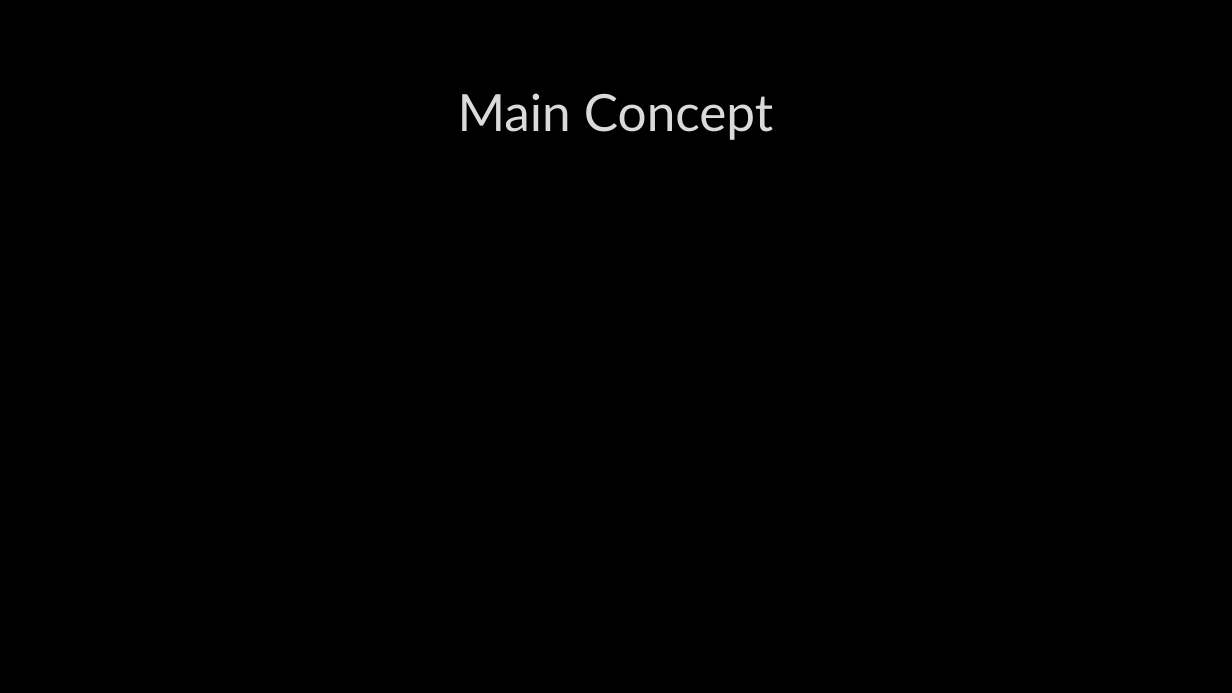
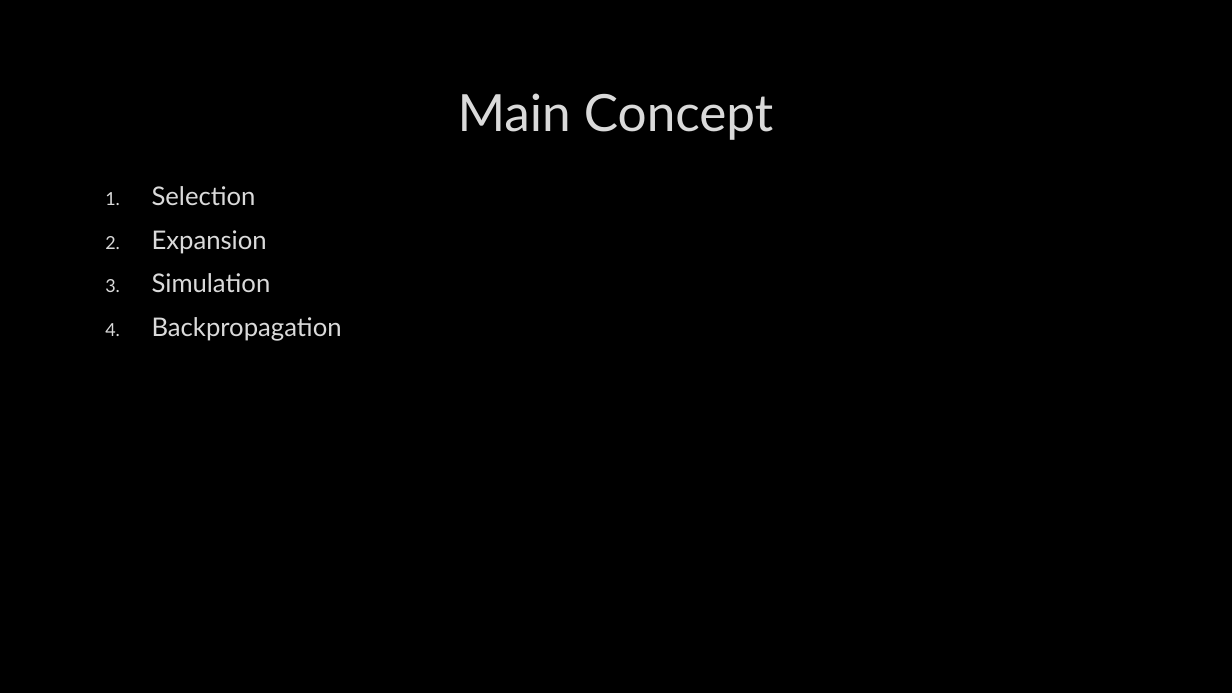
Before and after one commit to DanciuA004/Year3Project, a slide deck: slide 4 of documents/Interim Presentation.pptx. Drawn at 1232x693 pixels with LibreOffice and Linux fonts; fonts in the diff are those of the drawing; background and template pictures are left out. Boxes give left, top, right and bottom in pixels: in the first picture for what was removed or moved away, otherwise in the second. Text is boxed around its words. In the diff, an @@ line names an element or a change of style, - is before the commit and + after.

```diff
--- a/documents/Interim Presentation.pptx
+++ b/documents/Interim Presentation.pptx
@@ text added at bbox=[152, 186, 342, 341], 20 pt, text #DADADA @@
+1. Selection
+2. Expansion
+3. Simulation
+4. Backpropagation
```
Also in this commit, not shown: 2 other slides changed, 1 slide added, 1 slide removed.
